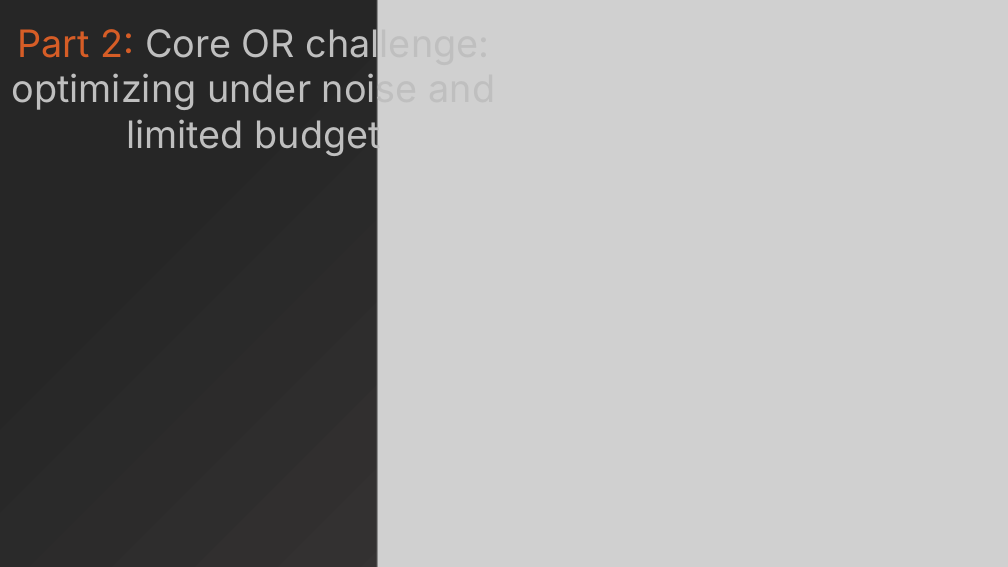
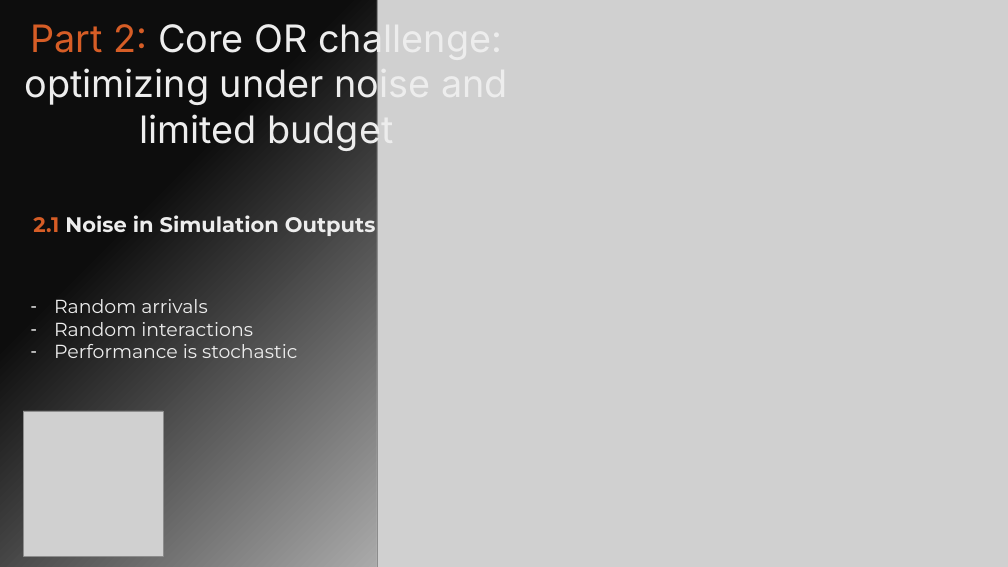
Before and after one commit to MrBonedud/Black-Box-Simulation-Optimization, a slide deck: slide 6 of Operations Research.pptx (slide 4 before the commit). Drawn at 1008x567 pixels with LibreOffice and Linux fonts; fonts in the diff are those of the drawing; grey boxes stand for pictures. Boxes give left, top, right and bottom in pixels: in the first picture for what was removed or moved away, otherwise in the second. Text is boxed around its words. In the diff, an @@ line names an element or a change of style, - is before the commit and + after.

```diff
--- a/Operations Research.pptx
+++ b/Operations Research.pptx
@@ background gradient #3B3838 to #262626 to gradient #FFFFFF to #0D0D0D @@
@@ text "Part 2: Core OR challenge: ...": place and size @@
-text "Part 2: Core OR challenge: ..." at [12,25,490,156]
+text "Part 2: Core OR challenge: ..." at [24,20,502,152]
@@ text "Part 2: Core OR challenge: ..." at [24,20,502,152]: text colour #BFBFBF to #EDEDED in "Core OR challenge: optimizing under noise and ..." @@
@@ text added at [33,215,376,236], 20 pt, text #EDEDED, bold @@
+2.1 Noise in Simulation Outputs
@@ text added at [54,299,297,358], 18 pt, text #EDEDED @@
+– Random arrivals
+– Random interactions
+– Performance is stochastic
@@ picture added at [23,411,163,557] @@
```
Also in this commit, not shown: 6 other slides changed, 9 slides added, 2 other files.
